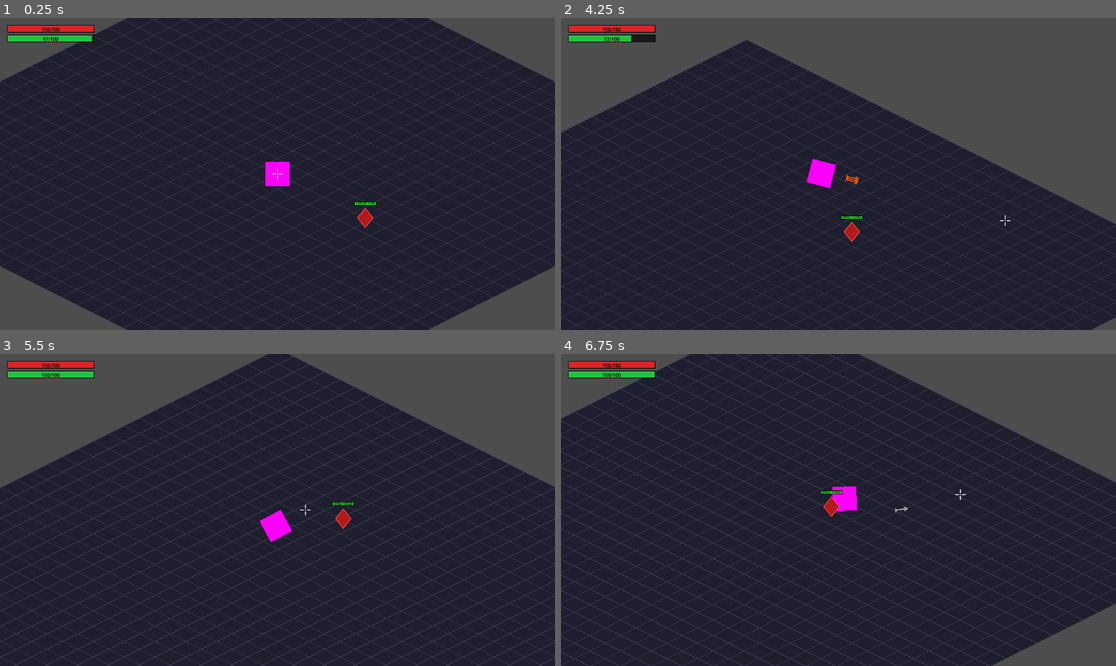
Above: before the commit, frames 1-4 (two rows, left to right).
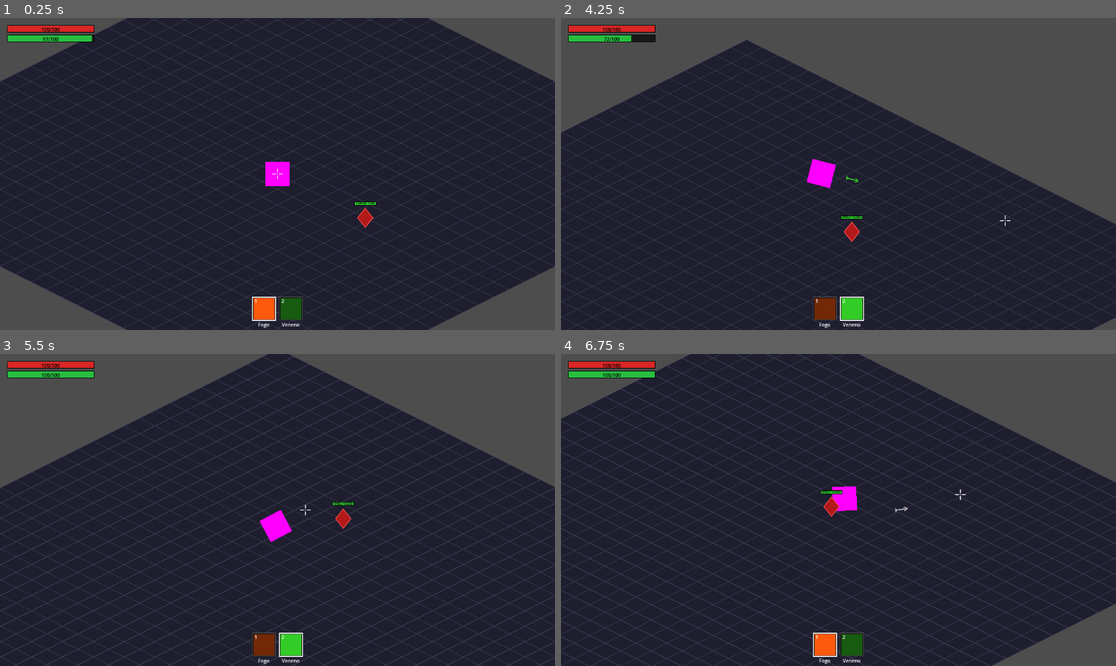
Above: after the commit, the same moments.

Repository: caiojgouvea/arpg
Game: Godot game, scene res://world/world.tscn
Same seed, same stepped clock (60 frames per second), same inputs: the game is played once before the commit and once after it.
Inputs (mouse positions are in pixels of both pictures, inside the frame that each line leads up to):
- Up to frame 1 (0.25 s): no input
- Up to frame 2 (4.25 s): tap Enter at 0.5 s; move the mouse to (960, 158) at 0.52 s; hold D (move_right) 0.53-1.28 s; tap 1 at 0.6, 1.55, 3.05, 3.6 s; tap 2 at 0.8, 1.35, 2.3, 3.8 s; move the mouse to (727, 189) at 1.27 s; hold S (move_down) 1.28-2.03 s; move the mouse to (894, 105) at 2.02 s; press the mouse at (894, 105) at 2.03 s; hold D (move_right) 2.03-2.78 s; move the mouse to (810, 236) at 2.77 s; release the mouse at (810, 236) at 2.78 s; hold W (move_up) 2.78-3.53 s; tap Space (dash) at 2.85 s; move the mouse to (1005, 220) at 3.52 s; hold A (move_left) from 3.53 s (still down); right-click (1005, 220) at 4.15 s
- Up to frame 3 (5.5 s): move the mouse to (111, 463) at 4.27 s; tap 2 at 4.35, 5.3 s; tap 1 at 4.55, 5.1 s; move the mouse to (305, 510) at 5.02 s; release A (move_left) at 5.03 s; hold S (move_down) from 5.03 s (still down)
- Up to frame 4 (6.75 s): move the mouse to (755, 432) at 5.77 s; release S (move_down) at 5.78 s; hold D (move_right) 5.78-6.53 s; tap 2 at 5.85 s; tap 1 at 6.05 s; move the mouse to (960, 494) at 6.52 s; press the mouse at (960, 494) at 6.53 s; hold W (move_up) from 6.53 s (still down)

The runs differ from the first frame. In frame 1, 0.7% of the frame differs, in the area x 45-55%, y 89-100%; in frame 2, 0.7%, in the area x 45-55%, y 50-100%; in frame 3, 0.7%; in frame 4, 0.7%.

Commit message:
Add skill bar, poison skill, per-skill cooldowns, generic DOT system, folego on hit

Diff:
--- a/entities/enemies/basic_enemy/basic_enemy.gd
+++ b/entities/enemies/basic_enemy/basic_enemy.gd
@@ -5,15 +5,16 @@
 const SPEED = 80.0
 const DETECTION_RANGE = 350.0
 const MAX_HEALTH = 1000
-const BURN_DURATION = 3.0
-const BURN_TICK_RATE = 1.0 / 3.0
-const MAX_BURN_STACKS = 10
+
+# Configuração de cada tipo de DOT: tick_rate, duration, max_stacks, color, label
+const DOT_CONFIG := {
+	"fire":   {"tick_rate": 1.0 / 3.0, "duration": 3.0, "max_stacks": 10, "color": Color(1.0, 0.5, 0.0),  "label": "F"},
+	"poison": {"tick_rate": 0.5,        "duration": 5.0, "max_stacks": 20, "color": Color(0.2, 0.85, 0.15), "label": "V"},
+}
 
 var health := MAX_HEALTH
 var _player: Node2D = null
-var _burn_stacks := 0
-var _burn_timer := 0.0
-var _burn_remaining := 0.0
+var _dots := {}  # { type: {stacks, remaining, timer} }
 
 
 func _ready() -> void:
@@ -27,18 +28,25 @@
 	else:
 		velocity = Vector2.ZERO
 	move_and_slide()
+	_tick_dots(delta)
 
-	if _burn_remaining > 0.0:
-		_burn_remaining -= delta
-		_burn_timer += delta
-		while _burn_timer >= BURN_TICK_RATE:
-			_burn_timer -= BURN_TICK_RATE
-			take_damage(_burn_stacks)
-		if _burn_remaining <= 0.0:
-			_burn_stacks = 0
-			_burn_remaining = 0.0
-			_burn_timer = 0.0
-			queue_redraw()
+
+func _tick_dots(delta: float) -> void:
+	var expired := []
+	for type in _dots:
+		var dot: Dictionary = _dots[type]
+		var cfg: Dictionary = DOT_CONFIG[type]
+		dot["remaining"] -= delta
+		dot["timer"] += delta
+		while dot["timer"] >= cfg["tick_rate"]:
+			dot["timer"] -= cfg["tick_rate"]
+			take_damage(dot["stacks"])
+		if dot["remaining"] <= 0.0:
+			expired.append(type)
+	for type in expired:
+		_dots.erase(type)
+	if expired.size() > 0:
+		queue_redraw()
 
 
 func take_damage(amount: int) -> void:
@@ -49,9 +57,14 @@
 		queue_free()
 
 
-func apply_burn() -> void:
-	_burn_stacks = mini(_burn_stacks + 1, MAX_BURN_STACKS)
-	_burn_remaining = BURN_DURATION
+func apply_dot(type: String) -> void:
+	if not DOT_CONFIG.has(type):
+		return
+	if not _dots.has(type):
+		_dots[type] = {"stacks": 0, "remaining": 0.0, "timer": 0.0}
+	var cfg: Dictionary = DOT_CONFIG[type]
+	_dots[type]["stacks"] = mini(_dots[type]["stacks"] + 1, cfg["max_stacks"])
+	_dots[type]["remaining"] = cfg["duration"]
 	queue_redraw()
 
 
@@ -66,13 +79,15 @@
 	var font := ThemeDB.fallback_font
 	const FONT_SIZE := 9
 
-	# Outline do contorno varia com stacks de fogo
+	# Outline — muda de cor com o DOT mais pesado ativo
 	var outline := Color(1.0, 0.3, 0.3)
 	var outline_w := 1.5
-	if _burn_stacks > 0:
-		var t := float(_burn_stacks) / float(MAX_BURN_STACKS)
-		outline = Color(1.0, 0.45 + t * 0.55, t * 0.3)
-		outline_w = 1.5 + t * 2.5
+	for type in _dots:
+		var dot: Dictionary = _dots[type]
+		if dot["stacks"] > 0:
+			var t := float(dot["stacks"]) / float(DOT_CONFIG[type]["max_stacks"])
+			outline = DOT_CONFIG[type]["color"]
+			outline_w = 1.5 + t * 2.5
 
 	var pts := PackedVector2Array([
 		Vector2(0, -20), Vector2(16, 0), Vector2(0, 20), Vector2(-16, 0),
@@ -89,16 +104,20 @@
 	draw_rect(Rect2(bx, by, BAR_W, BAR_H), Color(0.15, 0.15, 0.15))
 	draw_rect(Rect2(bx, by, fill, BAR_H), Color(0.2, 0.85, 0.2))
 	draw_rect(Rect2(bx, by, BAR_W, BAR_H), Color(0, 0, 0), false, 1.0)
-
-	var hp_text := "%d/%d" % [health, MAX_HEALTH]
-	draw_string(font, Vector2(bx, by + BAR_H - 1.0), hp_text,
+	draw_string(font, Vector2(bx, by + BAR_H - 1.0), "%d/%d" % [health, MAX_HEALTH],
 			HORIZONTAL_ALIGNMENT_CENTER, BAR_W, FONT_SIZE, Color.BLACK)
 
-	# Quadradinho de stacks de fogo
-	if _burn_stacks > 0:
-		const SQ := 14.0
-		var sq_pos := Vector2(BAR_W / 2.0 + 4.0, by)
-		draw_rect(Rect2(sq_pos, Vector2(SQ, SQ)), Color(0.15, 0.15, 0.15))
-		draw_rect(Rect2(sq_pos, Vector2(SQ, SQ)), Color(1.0, 0.5, 0.0), false, 1.0)
-		draw_string(font, Vector2(sq_pos.x, sq_pos.y + SQ - 2.0), str(_burn_stacks),
-				HORIZONTAL_ALIGNMENT_CENTER, SQ, FONT_SIZE, Color(1.0, 0.8, 0.0))
+	# Quadradinhos de DOT ativos
+	const SQ := 14.0
+	var sq_x := BAR_W / 2.0 + 4.0
+	for type in _dots:
+		var dot: Dictionary = _dots[type]
+		if dot["stacks"] == 0:
+			continue
+		var cfg: Dictionary = DOT_CONFIG[type]
+		var sq_pos := Vector2(sq_x, by)
+		draw_rect(Rect2(sq_pos, Vector2(SQ, SQ)), Color(0.1, 0.1, 0.1))
+		draw_rect(Rect2(sq_pos, Vector2(SQ, SQ)), cfg["color"], false, 1.0)
+		draw_string(font, Vector2(sq_pos.x, sq_pos.y + SQ - 2.0), str(dot["stacks"]),
+				HORIZONTAL_ALIGNMENT_CENTER, SQ, FONT_SIZE, cfg["color"].lightened(0.4))
+		sq_x += SQ + 3.0
--- a/entities/player/player.gd
+++ b/entities/player/player.gd
@@ -1,26 +1,21 @@
 extends CharacterBody2D
 
 const ARROW_SCENE = preload("res://skills/arrow/arrow.tscn")
-
-
-func _ready() -> void:
-	add_to_group("player")
 
 const SPEED = 200.0
 const DASH_SPEED = 600.0
 const DASH_DURATION = 0.15
 const DASH_COOLDOWN = 1.0
 const ATTACK_COOLDOWN = 0.3
-const SKILL_COOLDOWN = 1.5
 const SKILL_FOLEGO_COST = 30.0
+const SKILL_COOLDOWNS := {"fire": 1.5, "poison": 0.25}
 
 const MAX_HEALTH = 100
 const MAX_FOLEGO = 100.0
-const FOLEGO_REGEN = 25.0  # por segundo em movimento
-const FOLEGO_DRAIN = 10.0  # por segundo parado
+const FOLEGO_REGEN = 25.0
+const FOLEGO_DRAIN = 10.0
 
 var health := MAX_HEALTH
-
 var folego := MAX_FOLEGO
 
 var _is_dashing := false
@@ -29,7 +24,12 @@
 var _dash_direction := Vector2.ZERO
 var _last_direction := Vector2.DOWN
 var _attack_cooldown := 0.0
-var _skill_cooldown := 0.0
+var _skill_cooldowns := {"fire": 0.0, "poison": 0.0}
+var _skill_bar: Node = null
+
+
+func _ready() -> void:
+	add_to_group("player")
 
 
 func _physics_process(delta: float) -> void:
@@ -61,8 +61,9 @@
 func _tick_timers(delta: float) -> void:
 	if _attack_cooldown > 0.0:
 		_attack_cooldown -= delta
-	if _skill_cooldown > 0.0:
-		_skill_cooldown -= delta
+	for key in _skill_cooldowns:
+		if _skill_cooldowns[key] > 0.0:
+			_skill_cooldowns[key] -= delta
 	if _dash_cooldown > 0.0:
 		_dash_cooldown -= delta
 	if _is_dashing:
@@ -84,7 +85,11 @@
 	var arrow := ARROW_SCENE.instantiate()
 	get_parent().add_child(arrow)
 	arrow.global_position = global_position
-	arrow.init(dir)
+	arrow.init(dir, Color(0.75, 0.75, 0.75), "", 0.0, _on_arrow_hit)
+
+
+func _on_arrow_hit() -> void:
+	folego = minf(folego + 10.0, MAX_FOLEGO)
 
 
 func _dash() -> void:
@@ -98,23 +103,36 @@
 
 
 func _skill() -> void:
-	if _skill_cooldown > 0.0 or folego < SKILL_FOLEGO_COST:
+	if _skill_bar == null:
+		_skill_bar = get_tree().get_first_node_in_group("skill_bar")
+	var selected: String = _skill_bar.get_selected_skill() if _skill_bar != null else "fire"
+
+	if _skill_cooldowns.get(selected, 0.0) > 0.0 or folego < SKILL_FOLEGO_COST:
 		return
-	_skill_cooldown = SKILL_COOLDOWN
+	_skill_cooldowns[selected] = SKILL_COOLDOWNS.get(selected, 1.5)
 	folego -= SKILL_FOLEGO_COST
 
+	match selected:
+		"fire":   _cast_fire_arrows()
+		"poison": _cast_poison_arrow()
+
+
+func _cast_fire_arrows() -> void:
 	var mouse_pos := get_global_mouse_position()
 	var base_dir := (mouse_pos - global_position).normalized()
-	var fire_color := Color(1.0, 0.35, 0.05)
-
-	# Mouse perto = leque aberto, mouse longe = leque fechado
 	var dist := global_position.distance_to(mouse_pos)
-	var spread := remap(dist, 40.0, 600.0, 0.2, 0.003)
-	spread = clampf(spread, 0.003, 0.2)
+	var spread := clampf(remap(dist, 40.0, 600.0, 0.2, 0.003), 0.003, 0.2)
 
 	for angle in [-spread, 0.0, spread]:
-		var dir := base_dir.rotated(angle)
 		var arrow := ARROW_SCENE.instantiate()
 		get_parent().add_child(arrow)
 		arrow.global_position = global_position
-		arrow.init(dir, fire_color, true)
+		arrow.init(base_dir.rotated(angle), Color(1.0, 0.35, 0.05), "fire", 0.25)
+
+
+func _cast_poison_arrow() -> void:
+	var dir := (get_global_mouse_position() - global_position).normalized()
+	var arrow := ARROW_SCENE.instantiate()
+	get_parent().add_child(arrow)
+	arrow.global_position = global_position
+	arrow.init(dir, Color(0.2, 0.85, 0.15), "poison", 0.35)
--- /dev/null
+++ b/hud/skill_bar.gd
@@ -0,0 +1,65 @@
+extends Node2D
+
+const SLOT_SIZE := 48.0
+const GAP := 8.0
+const FONT_SIZE := 11
+
+const SKILLS := [
+	{"id": "fire",   "name": "Fogo",   "key": "1", "color": Color(1.0, 0.35, 0.05)},
+	{"id": "poison", "name": "Veneno", "key": "2", "color": Color(0.2, 0.8,  0.15)},
+]
+
+var selected := 0
+
+
+func _ready() -> void:
+	add_to_group("skill_bar")
+	queue_redraw()
+
+
+func get_selected_skill() -> String:
+	return SKILLS[selected]["id"]
+
+
+func _input(event: InputEvent) -> void:
+	if event is InputEventKey and event.pressed and not event.echo:
+		match event.physical_keycode:
+			KEY_1: _select(0)
+			KEY_2: _select(1)
+
+
+func _select(index: int) -> void:
+	if index < SKILLS.size():
+		selected = index
+		queue_redraw()
+
+
+func _draw() -> void:
+	var font := ThemeDB.fallback_font
+	var vp := get_viewport_rect().size
+	var total_w := SKILLS.size() * SLOT_SIZE + (SKILLS.size() - 1) * GAP
+	var start_x := (vp.x - total_w) / 2.0
+	var start_y := vp.y - SLOT_SIZE - 20.0
+
+	for i in SKILLS.size():
+		var skill: Dictionary = SKILLS[i]
+		var sx := start_x + i * (SLOT_SIZE + GAP)
+		var rect := Rect2(Vector2(sx, start_y), Vector2(SLOT_SIZE, SLOT_SIZE))
+
+		var bg: Color = skill["color"]
+		if i != selected:
+			bg = bg.darkened(0.55)
+
+		draw_rect(rect, Color(0.08, 0.08, 0.08))
+		draw_rect(Rect2(rect.position + Vector2(2, 2), rect.size - Vector2(4, 4)), bg)
+
+		var border_color := Color.WHITE if i == selected else Color(0.35, 0.35, 0.35)
+		draw_rect(rect, border_color, false, 2.0 if i == selected else 1.0)
+
+		# Número da tecla
+		draw_string(font, Vector2(sx + 4, start_y + 12), skill["key"],
+				HORIZONTAL_ALIGNMENT_LEFT, -1, FONT_SIZE, Color.WHITE)
+
+		# Nome abaixo do slot
+		draw_string(font, Vector2(sx, start_y + SLOT_SIZE + 13), skill["name"],
+				HORIZONTAL_ALIGNMENT_CENTER, SLOT_SIZE, FONT_SIZE - 1, Color.WHITE)
--- a/skills/arrow/arrow.gd
+++ b/skills/arrow/arrow.gd
@@ -3,18 +3,21 @@
 const SPEED = 600.0
 const MAX_RANGE = 900.0
 const DAMAGE = 10
-const BURN_CHANCE = 0.25
 
 var _direction := Vector2.RIGHT
 var _traveled := 0.0
 var _color := Color(0.75, 0.75, 0.75)
-var _is_fire := false
+var _dot_type := ""
+var _dot_chance := 0.0
+var _on_hit := Callable()
 
 
-func init(dir: Vector2, color: Color = Color(0.75, 0.75, 0.75), is_fire: bool = false) -> void:
+func init(dir: Vector2, color: Color = Color(0.75, 0.75, 0.75), dot_type: String = "", dot_chance: float = 0.0, on_hit: Callable = Callable()) -> void:
 	_direction = dir
 	_color = color
-	_is_fire = is_fire
+	_dot_type = dot_type
+	_dot_chance = dot_chance
+	_on_hit = on_hit
 	rotation = dir.angle()
 
 
@@ -26,8 +29,10 @@
 func _on_body_entered(body: Node2D) -> void:
 	if body.has_method("take_damage"):
 		body.take_damage(DAMAGE)
-		if _is_fire and randf() < BURN_CHANCE and body.has_method("apply_burn"):
-			body.apply_burn()
+		if _dot_type != "" and randf() < _dot_chance and body.has_method("apply_dot"):
+			body.apply_dot(_dot_type)
+		if _on_hit.is_valid():
+			_on_hit.call()
 		queue_free()
 
 
--- a/world/world.tscn
+++ b/world/world.tscn
@@ -5,6 +5,7 @@
 [ext_resource type="Script" uid="uid://c9rmt3xkwfh2q" path="res://world/cursor.gd" id="3_cursor"]
 [ext_resource type="PackedScene" uid="uid://g8pv3cxslm1j7" path="res://entities/enemies/basic_enemy/basic_enemy.tscn" id="4_enemy"]
 [ext_resource type="Script" uid="uid://h3qt7ybwxnck5" path="res://hud/hud.gd" id="5_hud"]
+[ext_resource type="Script" uid="uid://n2pv8cxwqtm4r" path="res://hud/skill_bar.gd" id="6_skillbar"]
 
 [sub_resource type="CapsuleShape2D" id="CapsuleShape2D_fj7yv"]
 
@@ -43,3 +44,6 @@
 
 [node name="Bars" type="Node2D" parent="HUD"]
 script = ExtResource("5_hud")
+
+[node name="SkillBar" type="Node2D" parent="HUD"]
+script = ExtResource("6_skillbar")
Not shown, added: hud/skill_bar.gd.uid
